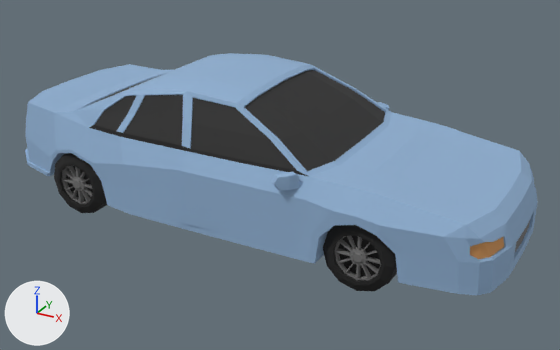
Renders of the glTF model client/public/cars/sedan_generic_b.glb from each side of a commit.
Camera for both pictures: a camera (50 mm lens) standing at (3.17, -5.4, 3.09) and looking at (0.21, -0.01, 0.39). The axes (+X, +Y, +Z) are drawn at lower left. The lights are the same throughout. The picture after the commit comes second. Where no turn or scale is listed for an object, it has been applied to the vertices. Vertices at exactly the same position are counted once.

Objects in the first picture: 'NormalCar1_BackWheels_Cube.011', 'NormalCar1_Cube.012', 'NormalCar1_FrontRightWheel_Cube.008'.
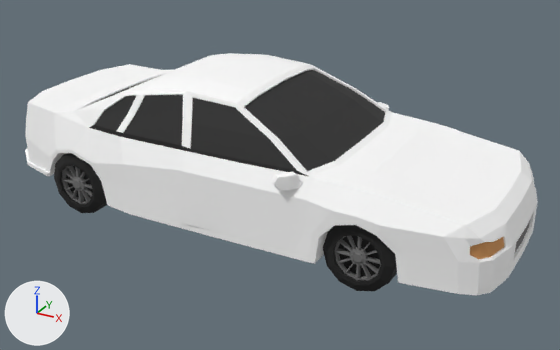
Diff of the bpy script that builds the scene:
```diff
--- a/client/public/cars/sedan_generic_b.glb.py
+++ b/client/public/cars/sedan_generic_b.glb.py
@@ mat_blue @@
 n0 = _N.new('ShaderNodeBsdfPrincipled'); n0.name = 'Principled BSDF'
-n0.inputs[0].default_value = (0.278, 0.432, 0.64, 1.0)  # 'Base Color', blue #90b0d1
 n0.inputs[2].default_value = 0.904  # 'Roughness'
 n1 = _N.new('ShaderNodeOutputMaterial'); n1.name = 'Material Output'
+n2 = _N.new('ShaderNodeVertexColor'); n2.name = 'Color Attribute'
 _L.new(n0.outputs[0], n1.inputs[0])  # 'BSDF' to 'Surface'
+_L.new(n2.outputs[0], n0.inputs[0])  # 'Color' to 'Base Color'
@@ mat_windows @@
 n0 = _N.new('ShaderNodeBsdfPrincipled'); n0.name = 'Principled BSDF'
-n0.inputs[0].default_value = (0.0285, 0.0285, 0.0285, 1.0)  # 'Base Color', black #2f2f2f
 n0.inputs[2].default_value = 0.904  # 'Roughness'
 n1 = _N.new('ShaderNodeOutputMaterial'); n1.name = 'Material Output'
+n2 = _N.new('ShaderNodeMix'); n2.name = 'Mix'
+n2.data_type = 'RGBA'
+n2.blend_type = 'MULTIPLY'
+n2.inputs[0].default_value = 1.0  # 'Factor'
+n2.inputs[7].default_value = (0.0285, 0.0285, 0.0285, 1.0)  # 'B', black #2f2f2f
+n3 = _N.new('ShaderNodeVertexColor'); n3.name = 'Color Attribute'
 _L.new(n0.outputs[0], n1.inputs[0])  # 'BSDF' to 'Surface'
+_L.new(n2.outputs[2], n0.inputs[0])  # 'Result' to 'Base Color'
+_L.new(n3.outputs[0], n2.inputs[6])  # 'Color' to 'A'
@@ mat_grey @@
 n0 = _N.new('ShaderNodeBsdfPrincipled'); n0.name = 'Principled BSDF'
-n0.inputs[0].default_value = (0.161, 0.161, 0.161, 1.0)  # 'Base Color', grey #707070
 n0.inputs[2].default_value = 0.904  # 'Roughness'
 n1 = _N.new('ShaderNodeOutputMaterial'); n1.name = 'Material Output'
+n2 = _N.new('ShaderNodeMix'); n2.name = 'Mix'
+n2.data_type = 'RGBA'
+n2.blend_type = 'MULTIPLY'
+n2.inputs[0].default_value = 1.0  # 'Factor'
+n2.inputs[7].default_value = (0.161, 0.161, 0.161, 1.0)  # 'B', grey #707070
+n3 = _N.new('ShaderNodeVertexColor'); n3.name = 'Color Attribute'
 _L.new(n0.outputs[0], n1.inputs[0])  # 'BSDF' to 'Surface'
+_L.new(n2.outputs[2], n0.inputs[0])  # 'Result' to 'Base Color'
+_L.new(n3.outputs[0], n2.inputs[6])  # 'Color' to 'A'
@@ mat_headlights @@
 n0 = _N.new('ShaderNodeBsdfPrincipled'); n0.name = 'Principled BSDF'
-n0.inputs[0].default_value = (0.639, 0.301, 0.102, 1.0)  # 'Base Color', orange #d1955a
 n0.inputs[2].default_value = 0.904  # 'Roughness'
 n1 = _N.new('ShaderNodeOutputMaterial'); n1.name = 'Material Output'
+n2 = _N.new('ShaderNodeMix'); n2.name = 'Mix'
+n2.data_type = 'RGBA'
+n2.blend_type = 'MULTIPLY'
+n2.inputs[0].default_value = 1.0  # 'Factor'
+n2.inputs[7].default_value = (0.639, 0.301, 0.102, 1.0)  # 'B', orange #d1955a
+n3 = _N.new('ShaderNodeVertexColor'); n3.name = 'Color Attribute'
 _L.new(n0.outputs[0], n1.inputs[0])  # 'BSDF' to 'Surface'
+_L.new(n2.outputs[2], n0.inputs[0])  # 'Result' to 'Base Color'
+_L.new(n3.outputs[0], n2.inputs[6])  # 'Color' to 'A'
@@ me_normalcar1_cube_012_mesh @@
 me_normalcar1_cube_012_mesh.from_pydata(...)  # 643 vertices, 1274 faces; spans x -2.3..2.3, y -0.98..0.98, z -0.55..0.55
 # used by ob_normalcar1_cube_012; location = (0.0, 0.0, 0.731)
+# me_normalcar1_cube_012_mesh part 1: vertex colours changed
 me_normalcar1_cube_012_mesh.materials.append(mat_blue)
```

What differs and where, as boxes (x1, y1, x2, y2) in the pictures (560 x 350 px):
'NormalCar1_Cube.012', recoloured (lighter)
    both: (25, 53, 538, 295)
